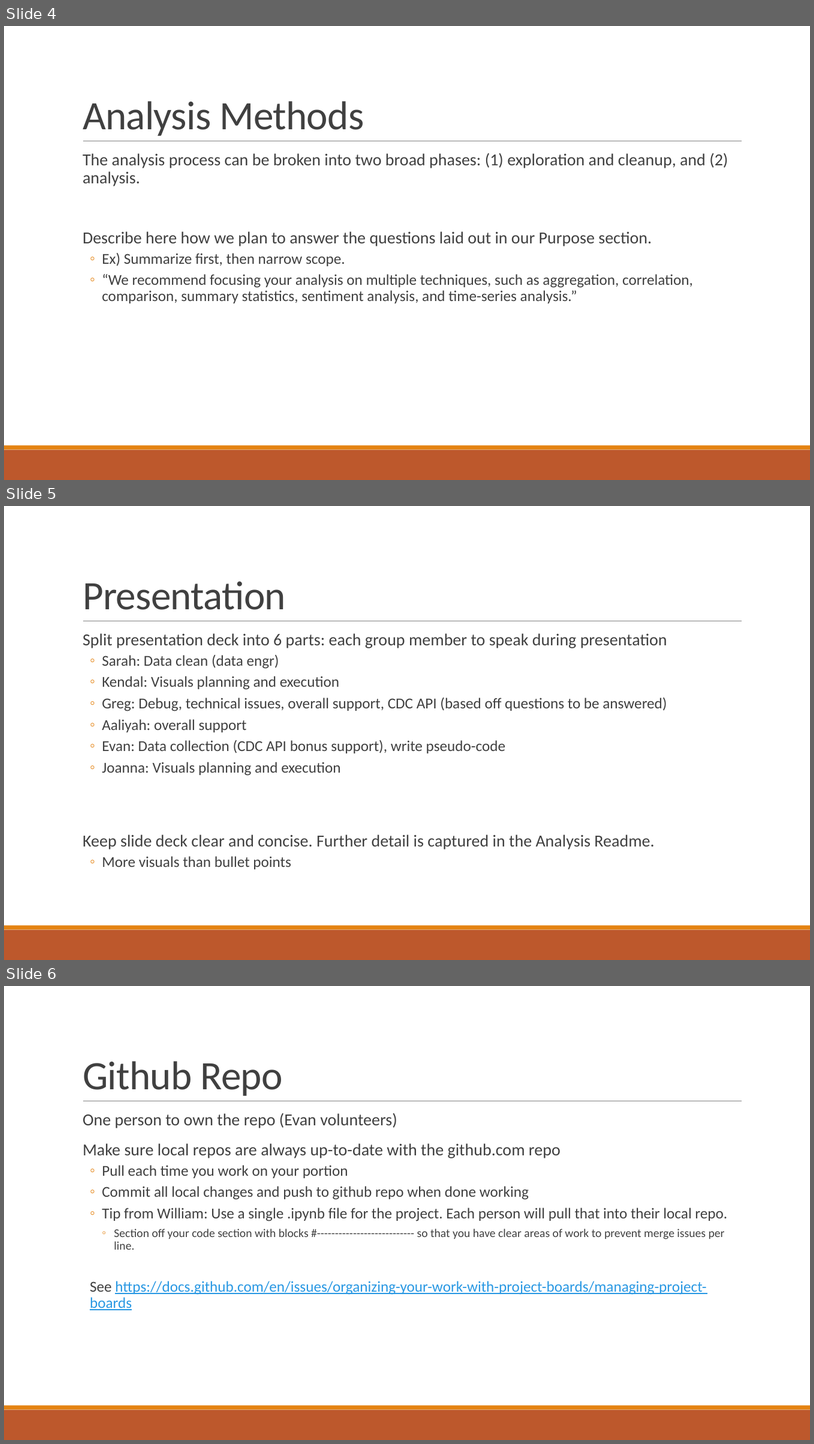
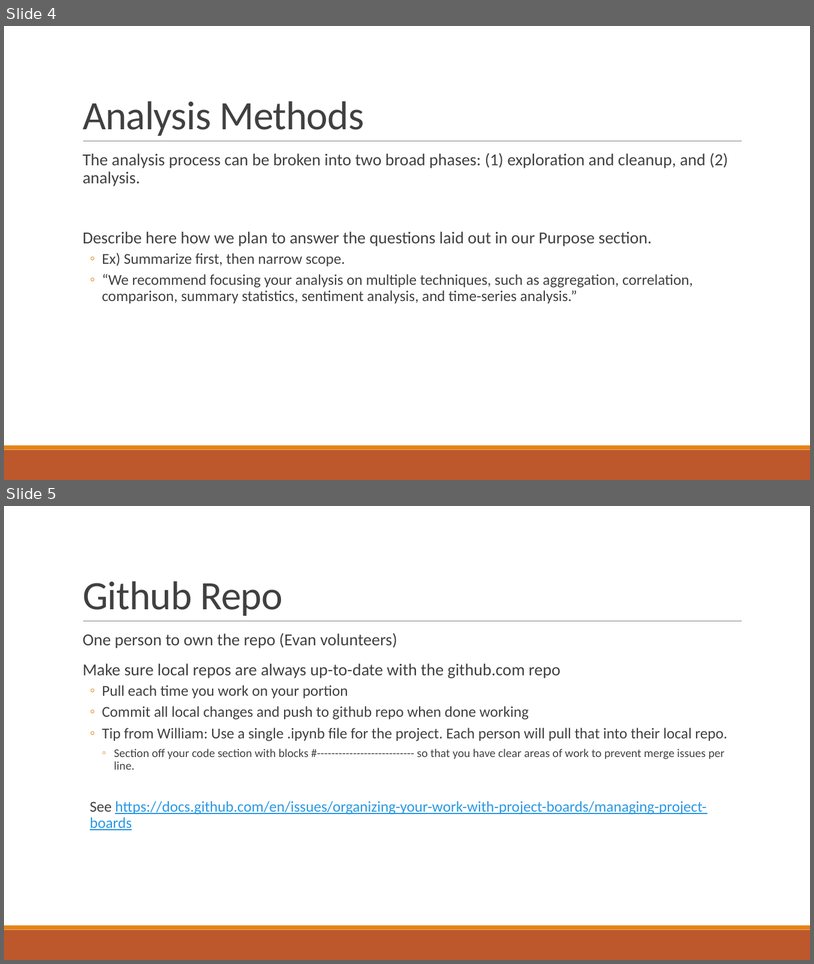
Before and after one commit to Evdawg/Project_1_Covid_Data, a slide deck: Project notes.pptx. Shown one above the other, each under a label of ours: slides 4, 5 and 6 before the commit, slides 4 and 5 after it. The pictures are 814x1444 and 814x964 pixels, drawn with LibreOffice and Linux fonts; fonts in the diff are those of the drawing. Boxes give left, top, right and bottom in pixels: in the first picture for what was removed or moved away, otherwise in the second. Text is boxed around its words. In the diff, an @@ line names an element or a change of style, - is before the commit and + after.

```diff
--- a/Project notes.pptx
+++ b/Project notes.pptx
@@ slide 5 removed at [4,506,810,960], background #FFFFFF; not listed: 3 template elements that a slide beside it also shows @@
@@ title removed at [83,581,286,610] @@
-Presentation
@@ text removed at [83,633,668,869] @@
-  Split presentation deck into 6 parts: each group member to speak during presentation
-  ◦ Sarah: Data clean (data engr)
-  ◦ Kendal: Visuals planning and execution
-  ◦ Greg: Debug, technical issues, overall support, CDC API (based off questions to be answered)
-  ◦ Aaliyah: overall support
-  ◦ Evan: Data collection (CDC API bonus support), write pseudo-code
-  ◦ Joanna: Visuals planning and execution
-  Keep slide deck clear and concise. Further detail is captured in the Analysis Readme.
-  ◦ More visuals than bullet points
@@ what was slide 6 is now slide 5 @@
```
Also in this commit, not shown: 2 slides changed, 1 other slide removed.
